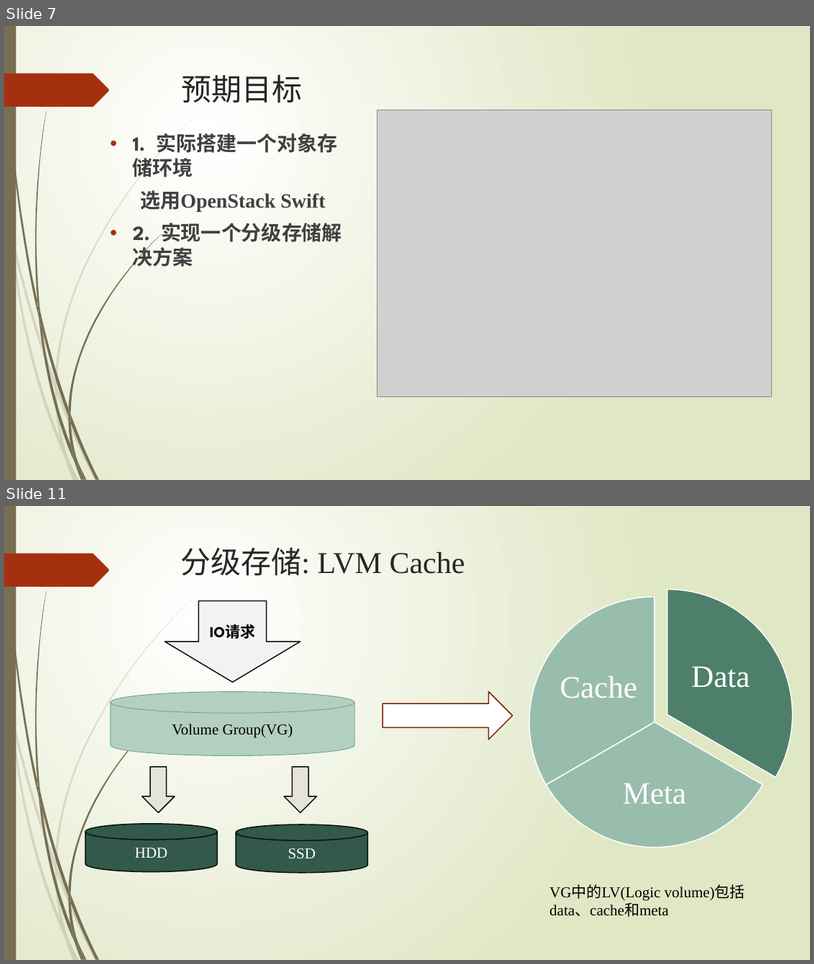
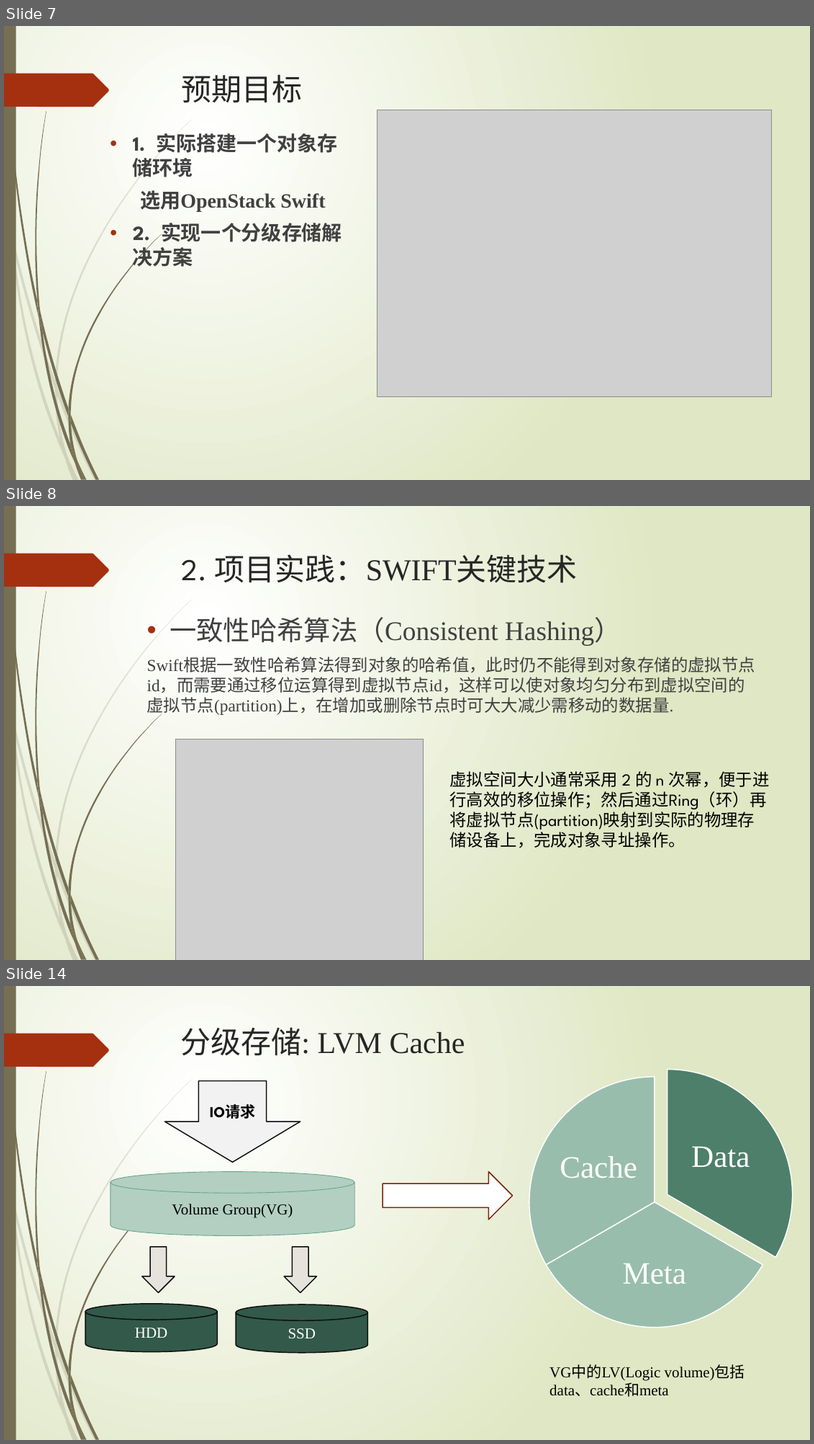
Before and after one commit to ys0232/SAIOinstall, a slide deck: 《海量对象文件存储》结题报告.pptx. Shown one above the other, each under a label of ours: slides 7 and 11 before the commit, slides 7, 8 and 14 after it; the slides between them are not shown. The pictures are 814x964 and 814x1444 pixels, drawn with LibreOffice and Linux fonts; fonts in the diff are those of the drawing; grey boxes stand for pictures. Boxes give left, top, right and bottom in pixels: in the first picture for what was removed or moved away, otherwise in the second. Text is boxed around its words. In the diff, an @@ line names an element or a change of style, - is before the commit and + after.

```diff
--- a/《海量对象文件存储》结题报告.pptx
+++ b/《海量对象文件存储》结题报告.pptx
@@ slide 8 added at (4,506,810,960), background gradient #FFFFFF to #DFE8C4; not listed: 24 template elements that a slide beside it also shows @@
@@ title added at (182,554,578,583), 36 pt, text #262626 @@
+2. 项目实践：SWIFT关键技术
@@ text added at (147,617,756,716), 20 pt, text #404040 @@
+• 一致性哈希算法（Consistent Hashing）
+Swift根据一致性哈希算法得到对象的哈希值，此时仍不能得到对象存储的虚拟节点id，而需要通过移位运算得到虚拟节点id，这样可以使对象均匀分布到虚拟空间的虚拟节点(partition)上，在增加或删除节点时可大大减少需移动的数据量.
@@ picture added at (176,739,424,960) @@
@@ text added at (450,771,769,848), 20 pt, text #000000 @@
+虚拟空间大小通常采用 2 的 n 次幂，便于进行高效的移位操作；然后通过Ring（环）再将虚拟节点(partition)映射到实际的物理存储设备上，完成对象寻址操作。
@@ what was slide 11 is now slide 14 @@
```
Also in this commit, not shown: 8 slides changed, 2 other slides added, 3 other files.
